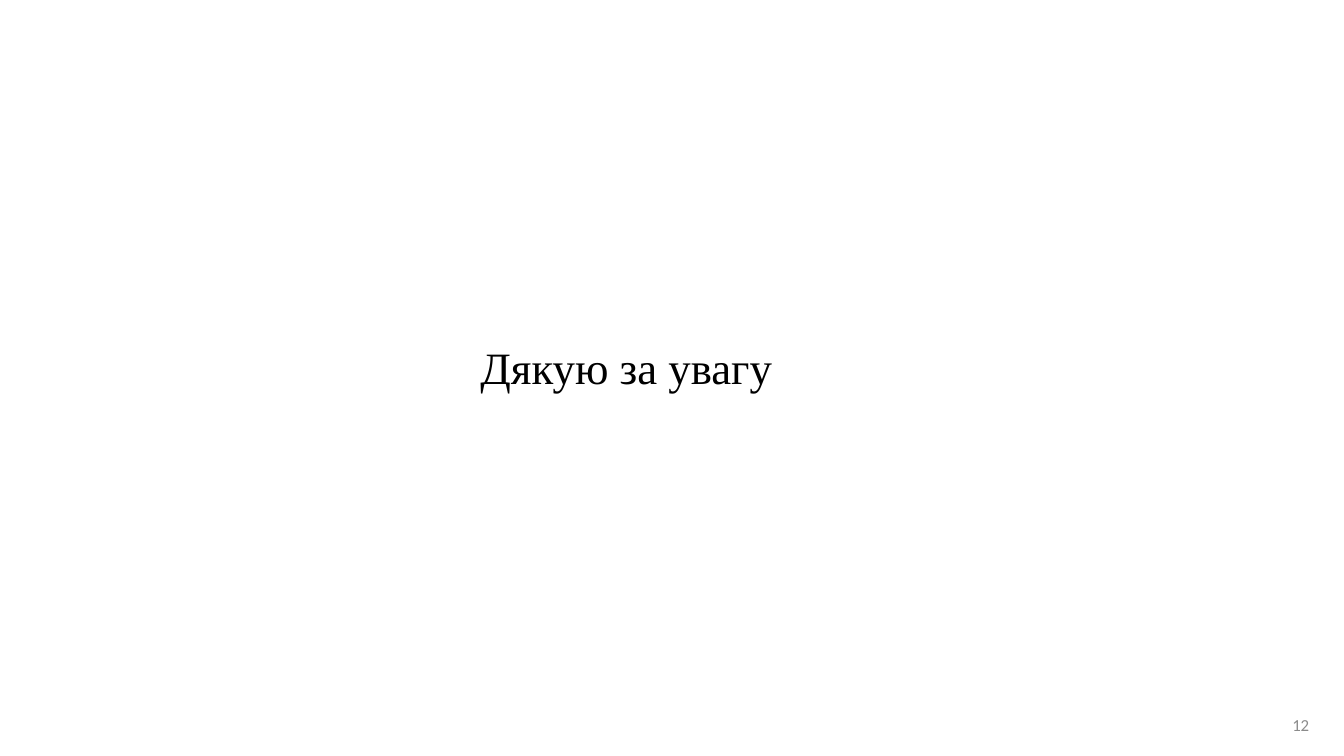
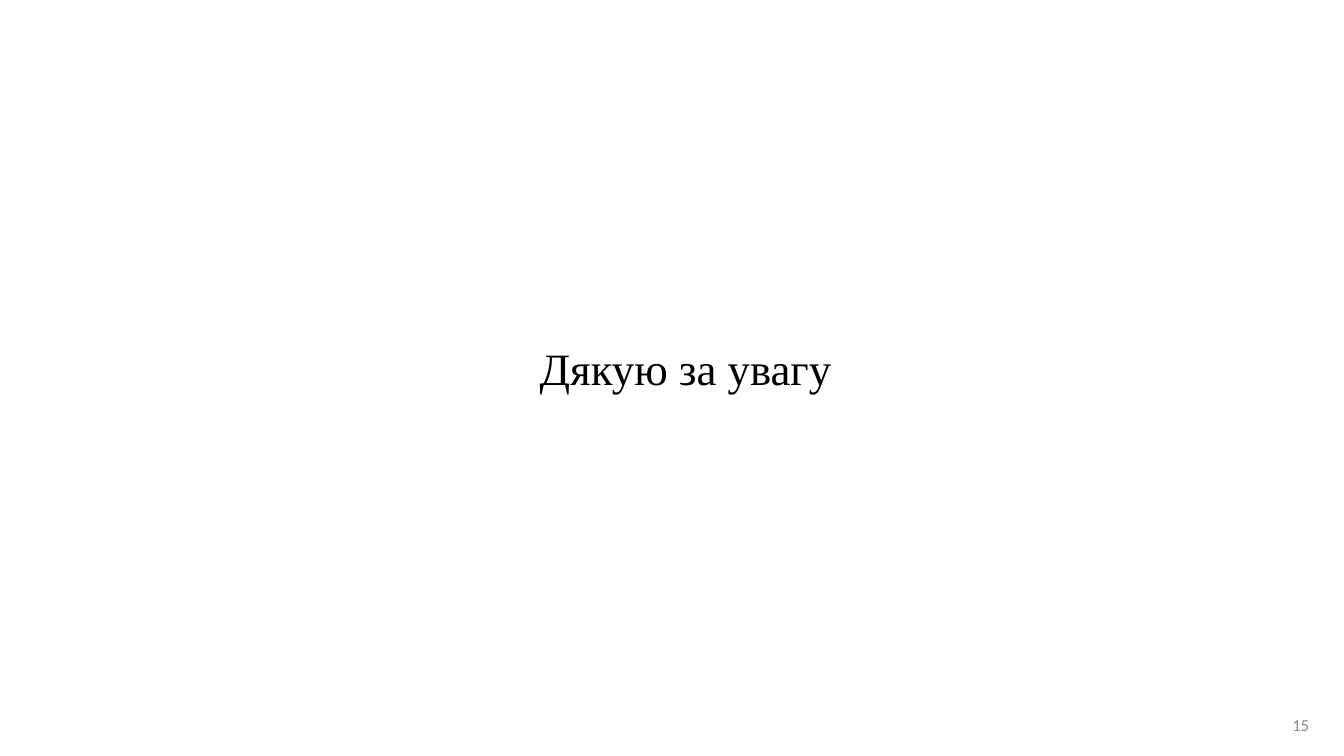
Before and after one commit to AndriiHavryliuk1/master2, a slide deck: slide 15 of docs/Дослідження_роботи_алгоритму_apriori.pptx (slide 12 before the commit). Drawn at 1344x756 pixels with LibreOffice and Linux fonts; fonts in the diff are those of the drawing. Boxes give left, top, right and bottom in pixels: in the first picture for what was removed or moved away, otherwise in the second. Text is boxed around its words. In the diff, an @@ line names an element or a change of style, - is before the commit and + after.

```diff
--- a/docs/Дослідження_роботи_алгоритму_apriori.pptx
+++ b/docs/Дослідження_роботи_алгоритму_apriori.pptx
@@ text "Дякую за увагу": place and size @@
-text "Дякую за увагу" at (480,354,772,394)
+text "Дякую за увагу" at (540,355,832,395)
@@ page number at (1292,720,1309,731): text changed @@
-12
+15
```
Also in this commit, not shown: 5 other slides changed, 7 slides added, 4 slides removed, 1 other file.
